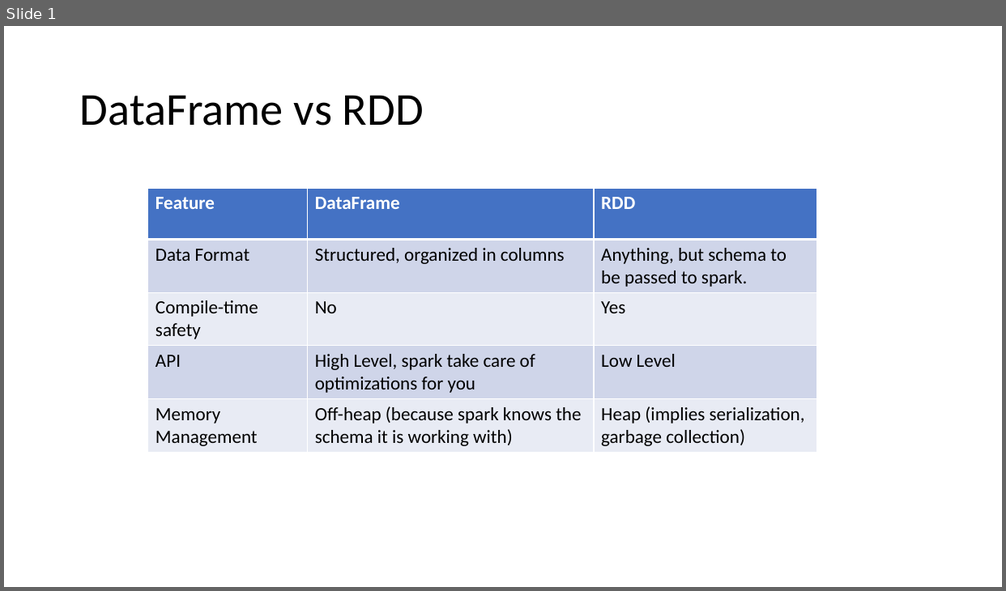
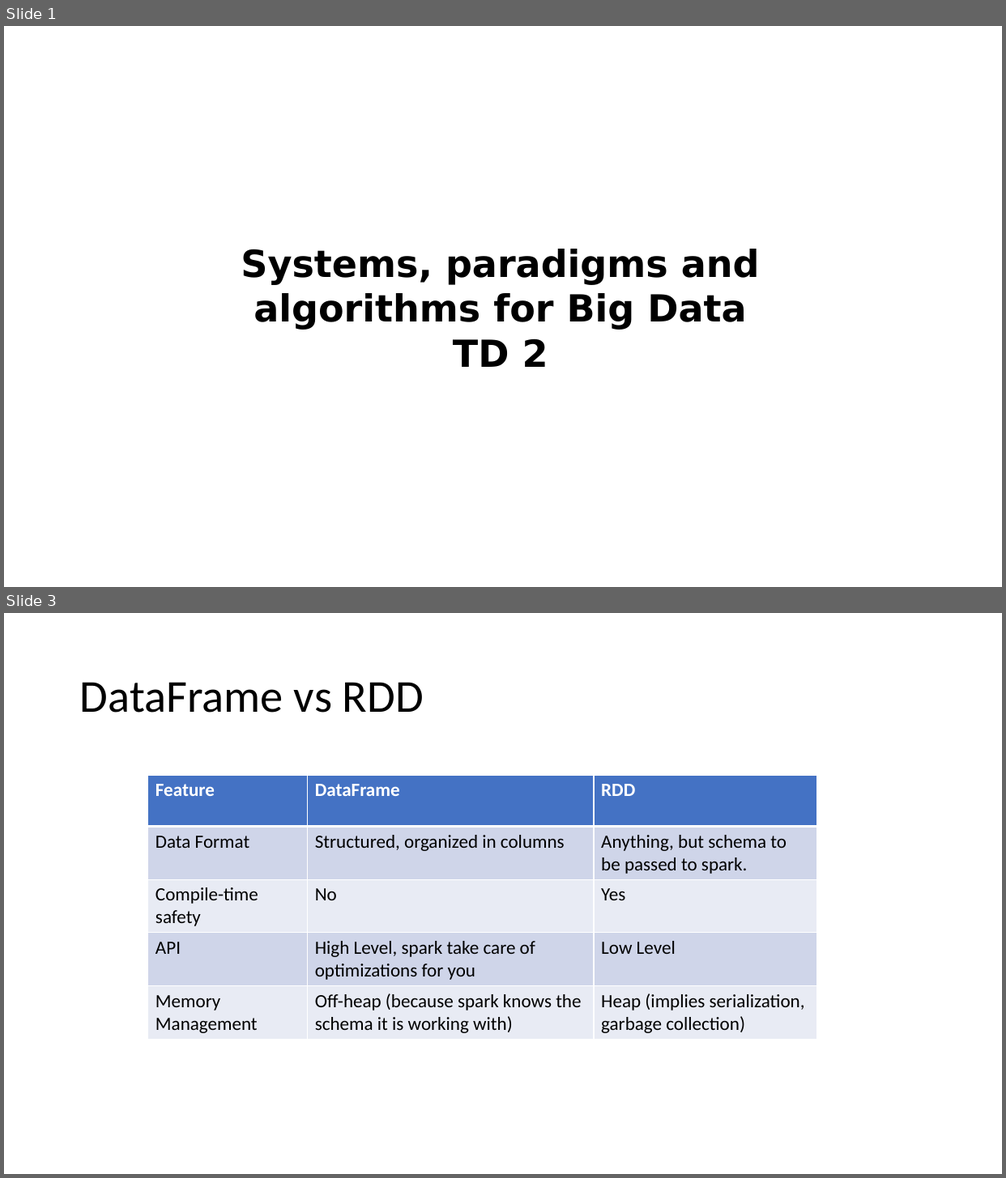
Before and after one commit to criteo-research/master-iasd, a slide deck: module4/td2/td2-spark-dataframe.pptx. Shown one above the other, each under a label of ours: slide 1 before the commit, slides 1 and 3 after it; the slides between them are not shown. The pictures are 1006x591 and 1006x1178 pixels, drawn with LibreOffice and Linux fonts; fonts in the diff are those of the drawing. Boxes give left, top, right and bottom in pixels: in the first picture for what was removed or moved away, otherwise in the second. Text is boxed around its words. In the diff, an @@ line names an element or a change of style, - is before the commit and + after.

```diff
--- a/module4/td2/td2-spark-dataframe.pptx
+++ b/module4/td2/td2-spark-dataframe.pptx
@@ slide 1 added at (4,26,1002,587), background #FFFFFF @@
@@ title added at (241,249,760,367), 35.9 pt, text #000000, bold @@
+Systems, paradigms and algorithms for Big Data
+TD 2
@@ what was slide 1 is now slide 3 @@
```
Also in this commit, not shown: 1 other slide added, 1 other file.
